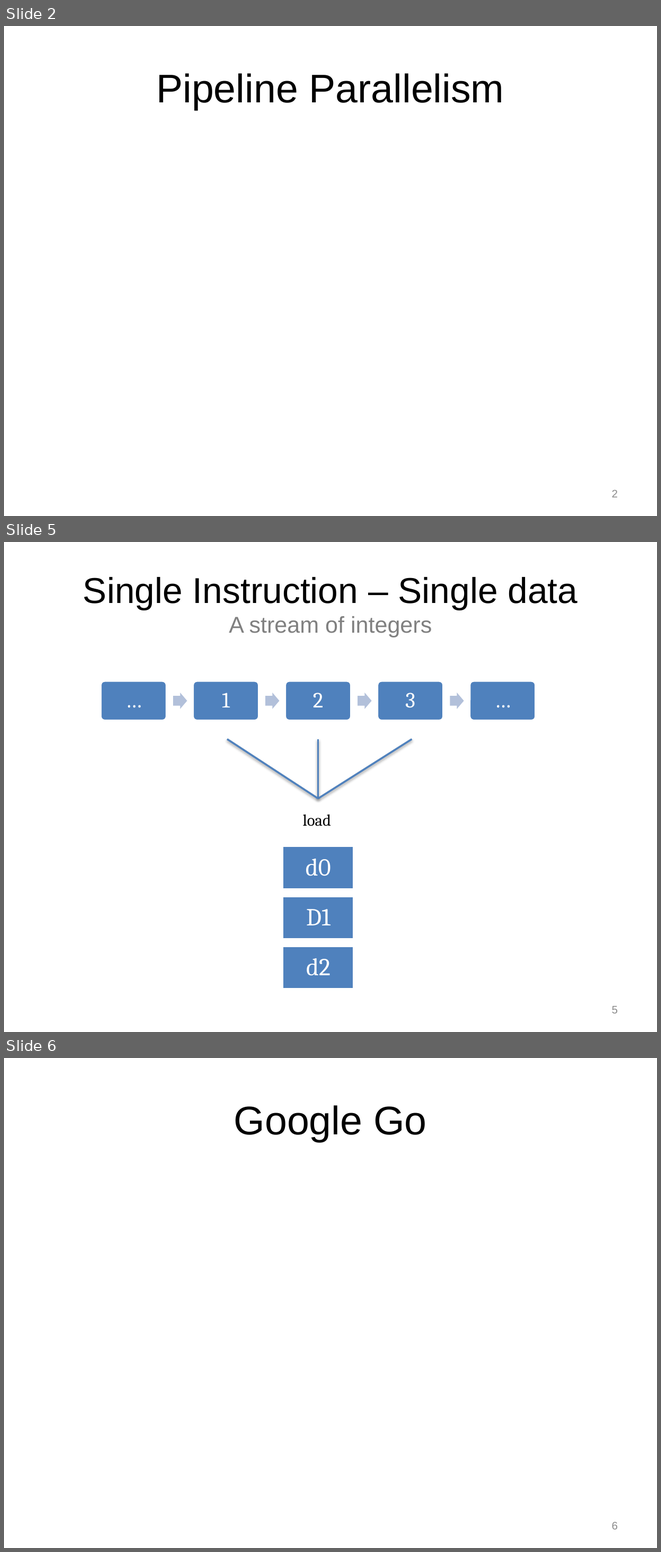
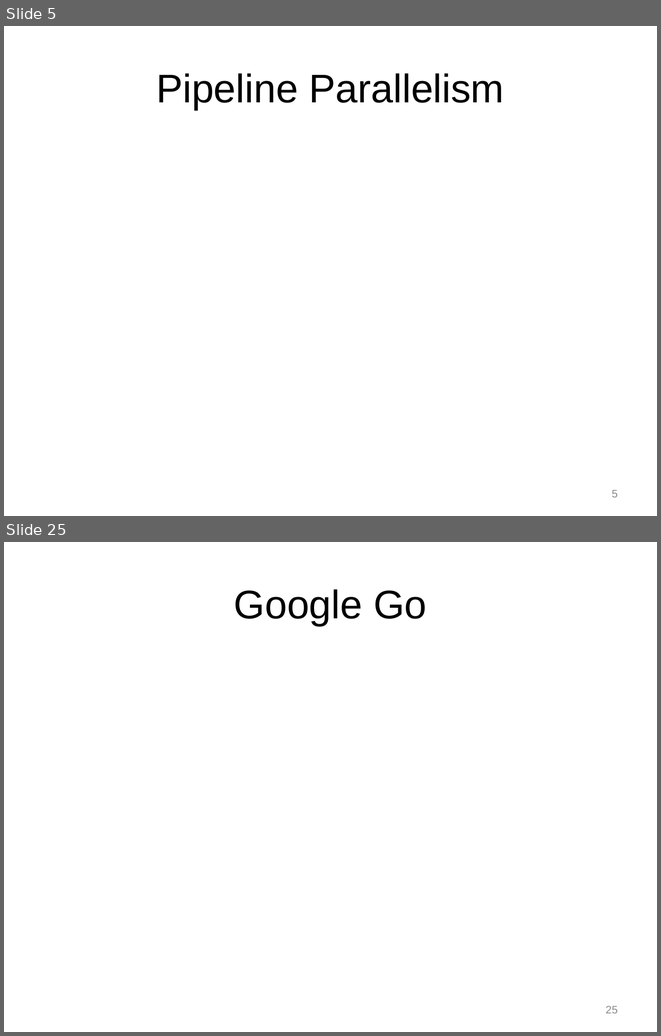
Before and after one commit to Jule/aw1, a slide deck: Praese/Presentation1.pptx. Shown one above the other, each under a label of ours: slides 2, 5 and 6 before the commit, slides 5 and 25 after it; the slides between them are not shown. The pictures are 661x1552 and 661x1036 pixels, drawn with LibreOffice and Linux fonts; fonts in the diff are those of the drawing; background and template pictures are left out. Boxes give left, top, right and bottom in pixels: in the first picture for what was removed or moved away, otherwise in the second. Text is boxed around its words. In the diff, an @@ line names an element or a change of style, - is before the commit and + after.

```diff
--- a/Praese/Presentation1.pptx
+++ b/Praese/Presentation1.pptx
@@ slide 5 removed at (4,542,657,1032), background picture (left out) @@
@@ title removed at (83,577,578,637) @@
-Single Instruction – Single data
-A stream of integers
@@ group removed at (100,681,536,721): 5 rounded rectangles, 5 texts, 4 right arrows @@
-…
-1
-2
-3
-…
@@ line removed from (227, 739) to (318, 799) @@
@@ line removed from (318, 739) to (318, 799) @@
@@ line removed from (412, 739) to (318, 799) @@
@@ text removed at (303,814,332,826) @@
-load
@@ group removed at (283,846,354,988): 3 rectangles, 3 texts @@
-d0
-D1
-d2
@@ page number removed at (612,1006,618,1013) @@
-5
@@ what was slide 2 is now slide 5 @@
@@ page number at (612,490,618,497): text changed @@
-2
+5
@@ what was slide 6 is now slide 25 @@
@@ page number at (606,1006,618,1013): text changed @@
-6
+25
```
Also in this commit, not shown: 1 slide changed, 21 slides added, 1 other slide removed.
